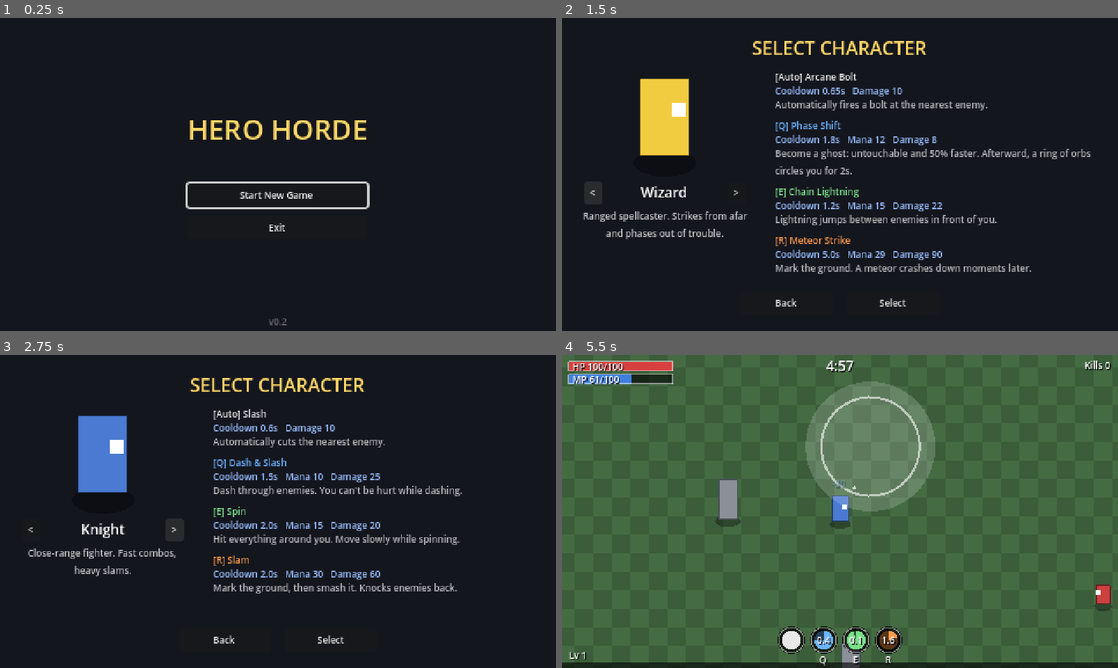
Above: before the commit, frames 1-4 (two rows, left to right).
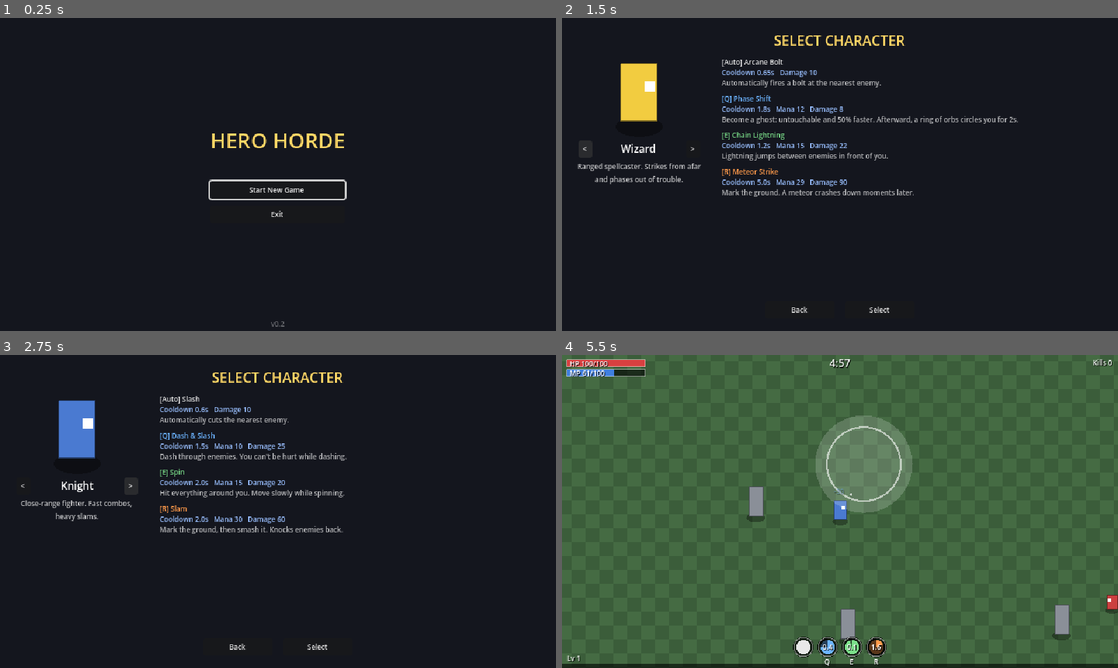
Above: after the commit, the same moments.

Repository: boki-io/game
Game: Godot game, scene res://scenes/main_menu.tscn
Same seed, same stepped clock (60 frames per second), same inputs: the game is played once before the commit and once after it.
Inputs (mouse positions are in pixels of both pictures, inside the frame that each line leads up to):
- Up to frame 1 (0.25 s): no input
- Up to frame 2 (1.5 s): click "Start New Game" at 0.5 s; click "<" at 1.25 s
- Up to frame 3 (2.75 s): click ">" at 2 s
- Up to frame 4 (5.5 s): click "Select" at 2.75 s; tap Enter at 3.5 s; move the mouse to (962, 495) at 3.52 s; hold D (move_right) 3.53-4.28 s; tap E (ability_e) at 3.6 s; move the mouse to (728, 527) at 4.27 s; hold S (move_down) 4.28-5.03 s; tap Q (ability_q) at 4.35 s; move the mouse to (895, 442) at 5.02 s; hold D (move_right) from 5.03 s (still down); tap R (ability_r) at 5.1 s

The runs differ from the first frame. In frame 1, 2.5% of the frame differs, in the area x 33-67%, y 32-99%; in frame 2, 12%, in the area x 2-96%, y 5-95%; in frame 3, 10%; in frame 4, 9.5%.

Commit message:
Raise base resolution to 640x360 (window 1280x720)
Co-Authored-By: Claude Sonnet 5.5 <noreply@anthropic.com>

Diff:
--- a/project.godot
+++ b/project.godot
@@ -24,10 +24,10 @@
 
 [display]
 
-window/size/viewport_width=480
-window/size/viewport_height=270
-window/size/window_width_override=1440
-window/size/window_height_override=810
+window/size/viewport_width=640
+window/size/viewport_height=360
+window/size/window_width_override=1280
+window/size/window_height_override=720
 window/stretch/mode="viewport"
 window/stretch/scale_mode="integer"
 
--- a/scripts/ui/hud.gd
+++ b/scripts/ui/hud.gd
@@ -56,8 +56,9 @@
 	if player.trait_active():
 		_text(font, Vector2(28, 36), "FOCUS", 8, HORIZONTAL_ALIGNMENT_CENTER, 0)
 	var remaining := maxf(RunManager.RUN_DURATION - run_manager.elapsed, 0.0)
-	_text(font, Vector2(240, 14), UiKit.format_time(remaining), 12, HORIZONTAL_ALIGNMENT_CENTER, 0)
-	_text(font, Vector2(474, 12), "Kills %d" % run_manager.kills, 8, HORIZONTAL_ALIGNMENT_RIGHT, 0)
+	var view := get_viewport_rect().size
+	_text(font, Vector2(view.x / 2.0, 14), UiKit.format_time(remaining), 12, HORIZONTAL_ALIGNMENT_CENTER, 0)
+	_text(font, Vector2(view.x - 6.0, 12), "Kills %d" % run_manager.kills, 8, HORIZONTAL_ALIGNMENT_RIGHT, 0)
 
 	_draw_xp(font)
 	_draw_icons(font)
--- a/scripts/ui/ui_kit.gd
+++ b/scripts/ui/ui_kit.gd
@@ -1,6 +1,6 @@
 class_name UiKit
 extends RefCounted
-## Small helpers so menus built in code look consistent at 480x270.
+## Small helpers so menus built in code look consistent at the 640x360 base resolution.
 
 const FONT_SIZE := 8
 
Not shown, changed: docs/spec-0.3.md
